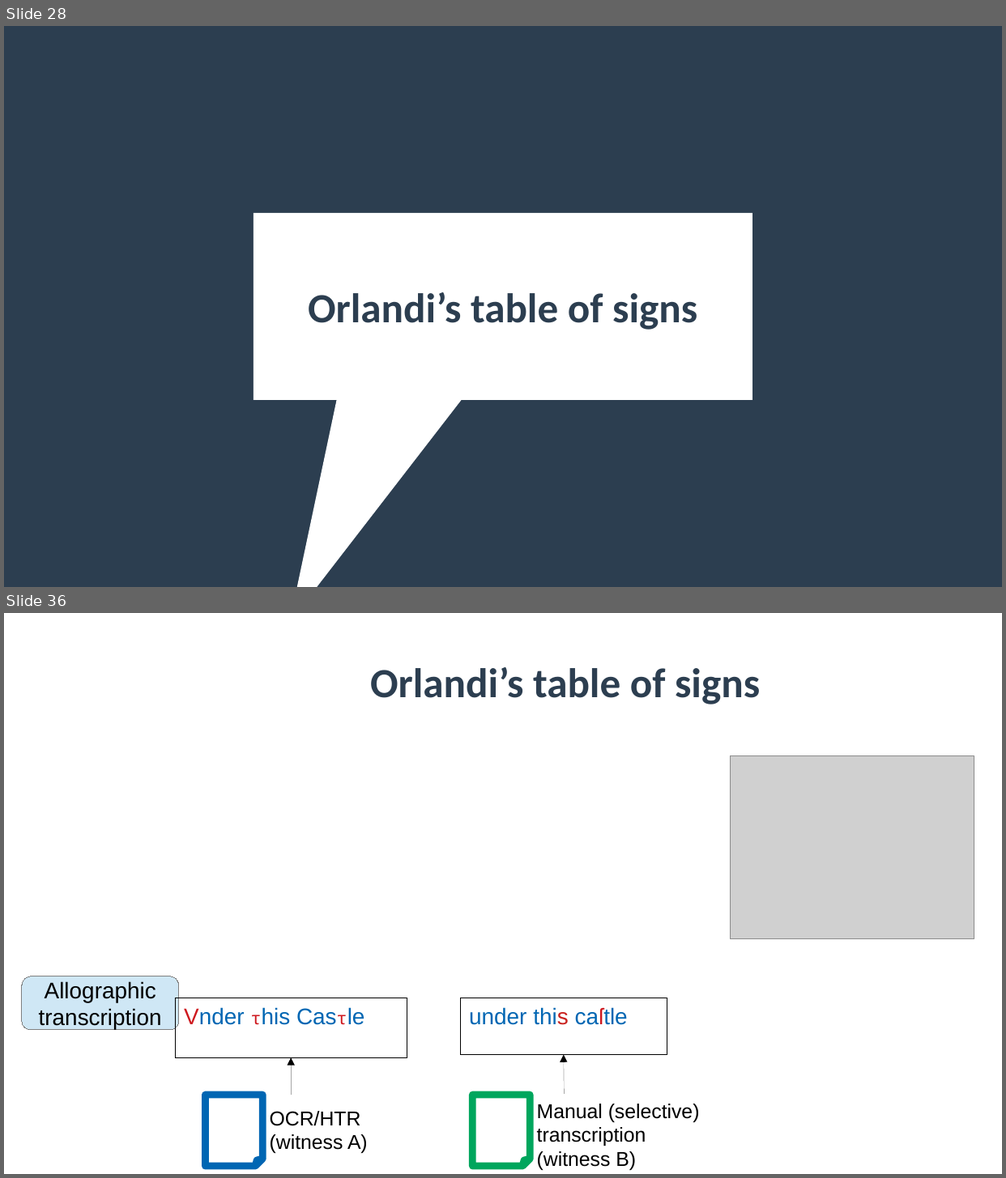
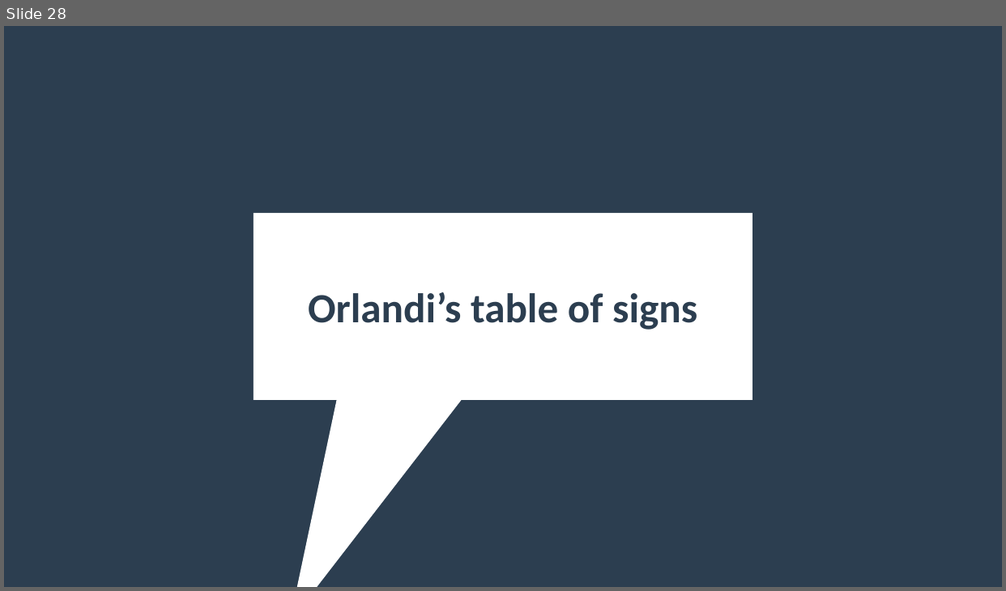
Before and after one commit to SunoikisisDC/SunoikisisDC-2021-2022, a slide deck: Summer/Session3_Monella.odp. Shown one above the other, each under a label of ours: slides 28 and 36 before the commit, slide 28 after it; the slides between them are not shown. The pictures are 1006x1178 and 1006x591 pixels, drawn with LibreOffice and Linux fonts; fonts in the diff are those of the drawing; grey boxes stand for pictures; background and template pictures are left out. Boxes give left, top, right and bottom in pixels: in the first picture for what was removed or moved away, otherwise in the second. Text is boxed around its words. In the diff, an @@ line names an element or a change of style, - is before the commit and + after.

```diff
--- a/Summer/Session3_Monella.odp
+++ b/Summer/Session3_Monella.odp
@@ slide 36 removed at box(4, 613, 1002, 1174), background picture (left out) @@
@@ title removed at box(370, 667, 760, 705) @@
-Orlandi’s table of signs
@@ picture removed at box(731, 756, 974, 939) @@
@@ rounded rectangle removed at box(22, 977, 179, 1030) @@
-Allographic
-transcription
@@ rectangle removed at box(175, 998, 407, 1058) @@
-Vnder τhis Casτle
@@ rectangle removed at box(460, 998, 667, 1055) @@
-under this caſtle
@@ arrow removed from (291, 1096) to (291, 1059) @@
@@ arrow removed from (565, 1095) to (564, 1055) @@
@@ folded corner removed at box(205, 1096, 262, 1167) @@
@@ folded corner removed at box(473, 1096, 530, 1167) @@
@@ text removed at box(270, 1111, 368, 1153) @@
-OCR/HTR
-(witness A)
@@ text removed at box(537, 1104, 700, 1170) @@
-Manual (selective)
-transcription
-(witness B)
```
Also in this commit, not shown: 11 slides changed, 1 other file.
